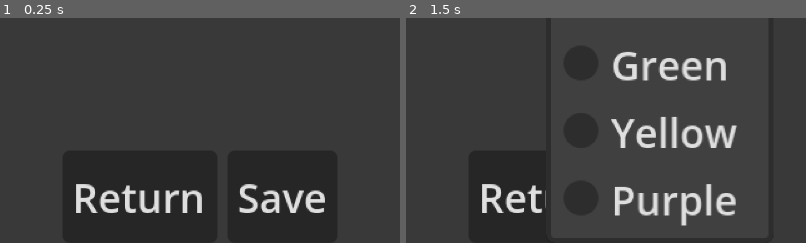
Above: before the commit, frames 1-2 (left to right).
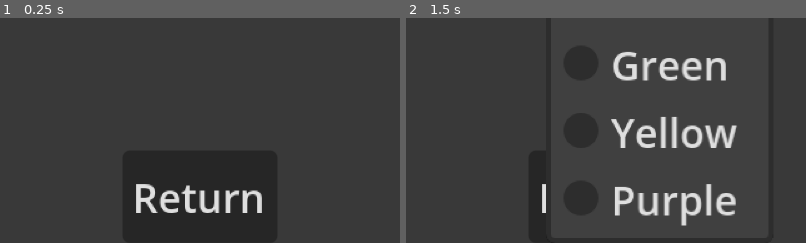
Above: after the commit, the same moments.

Repository: VortexAI-beta/solitaire
Game: Godot game, scene res://screens/settings_screen.tscn
The game is run twice, just before and just after one commit, with the same random seed, the same clock (stepped at 60 frames per second) and the same inputs. This scene is started directly instead of the project's main scene.
Inputs (mouse positions are % of the whole screen's width and height, from its top left):
- Up to frame 1 (0.25 s): no input
- Up to frame 2 (1.5 s): click (60, 90) at 0.5 s, where only the run before the commit has a clickable "Save"; click "Red" at 1.25 s
The pictures show only the part of the screen within x 25-75%, y 50-100%; the shares and areas given below are measured in that part.

The runs differ from the first frame. In frame 1, 4.1% of the frame differs, in the area x 19-82%, y 73-87%; in frame 2, 1.1%.

Commit message:
improved UI/UX of settings screen and victory screen and addes support for different turn styles

Diff:
--- a/glob.gd
+++ b/glob.gd
@@ -3,3 +3,8 @@
 const card_consts = {
     tween_speed = 0.05
 }
+
+const turn_id_to_num = {
+    0: 3,
+    1: 1,
+}
--- a/screens/settings_screen.gd
+++ b/screens/settings_screen.gd
@@ -25,12 +25,10 @@
 func _on_color_change(index: int):
     back_sprite.frame = index
     config.set_value("card", "back_color", index)
+    config.save("user://config.ini")
 
 func _on_turn_style_change(index: int):
-    config.set_value("game", "turn_style", index)
-
-func _on_save():
-    print('save')
+    config.set_value("game", "turn_style", Constants.turn_id_to_num[index])
     config.save("user://config.ini")
 
 func _on_return():
--- a/screens/settings_screen.tscn
+++ b/screens/settings_screen.tscn
@@ -65,11 +65,6 @@
 layout_mode = 2
 text = "Return"
 
-[node name="Save" type="Button" parent="Bottom" unique_id=700273477]
-layout_mode = 2
-text = "Save"
-
 [connection signal="item_selected" from="OptionsContainer/BackColorSelect" to="." method="_on_color_change"]
 [connection signal="item_selected" from="OptionsContainer/TurnStyleSelect" to="." method="_on_turn_style_change"]
 [connection signal="pressed" from="Bottom/Return" to="." method="_on_return"]
-[connection signal="pressed" from="Bottom/Save" to="." method="_on_save"]
--- a/screens/win_screen.tscn
+++ b/screens/win_screen.tscn
@@ -6,6 +6,11 @@
 process_mode = 3
 script = ExtResource("1_gt3jw")
 metadata/_edit_vertical_guides_ = [160.0]
+
+[node name="ColorRect" type="ColorRect" parent="." unique_id=859458765]
+offset_right = 320.0
+offset_bottom = 180.0
+color = Color(0, 0, 0, 0.24705882)
 
 [node name="YOU WIN" type="Label" parent="." unique_id=403281964]
 anchors_preset = 8
--- a/solitaire/move_manager.gd
+++ b/solitaire/move_manager.gd
@@ -5,6 +5,7 @@
 @export var waste: Pile
 @export var deck: Pile
 
+var config = ConfigFile.new()
 var undo_redo = UndoRedo.new()
 
 func move_card_between_piles(card: Card, from_pile: Pile, to_pile: Pile, old_position: Vector2 = Vector2(0, 0)):
@@ -36,7 +37,8 @@
         undo_redo.add_do_property(card, 'position', Vector2.ZERO)
         undo_redo.add_undo_property(card, 'position', pos)
 
-    var cards: Array[Card] = deck.cards.slice(max(0,deck.cards.size()-3),  deck.cards.size());
+    var pull_num = config.get_value('game', 'turn_style')
+    var cards: Array[Card] = deck.cards.slice(max(0,deck.cards.size()-pull_num),  deck.cards.size());
 
     # needs to be registered in this card order, otherwise the scene tree will not be setup properly
     for card in cards:
@@ -87,3 +89,6 @@
 
 func redo():
     undo_redo.redo()
+
+func _init() -> void:
+    config.load("user://config.ini")
